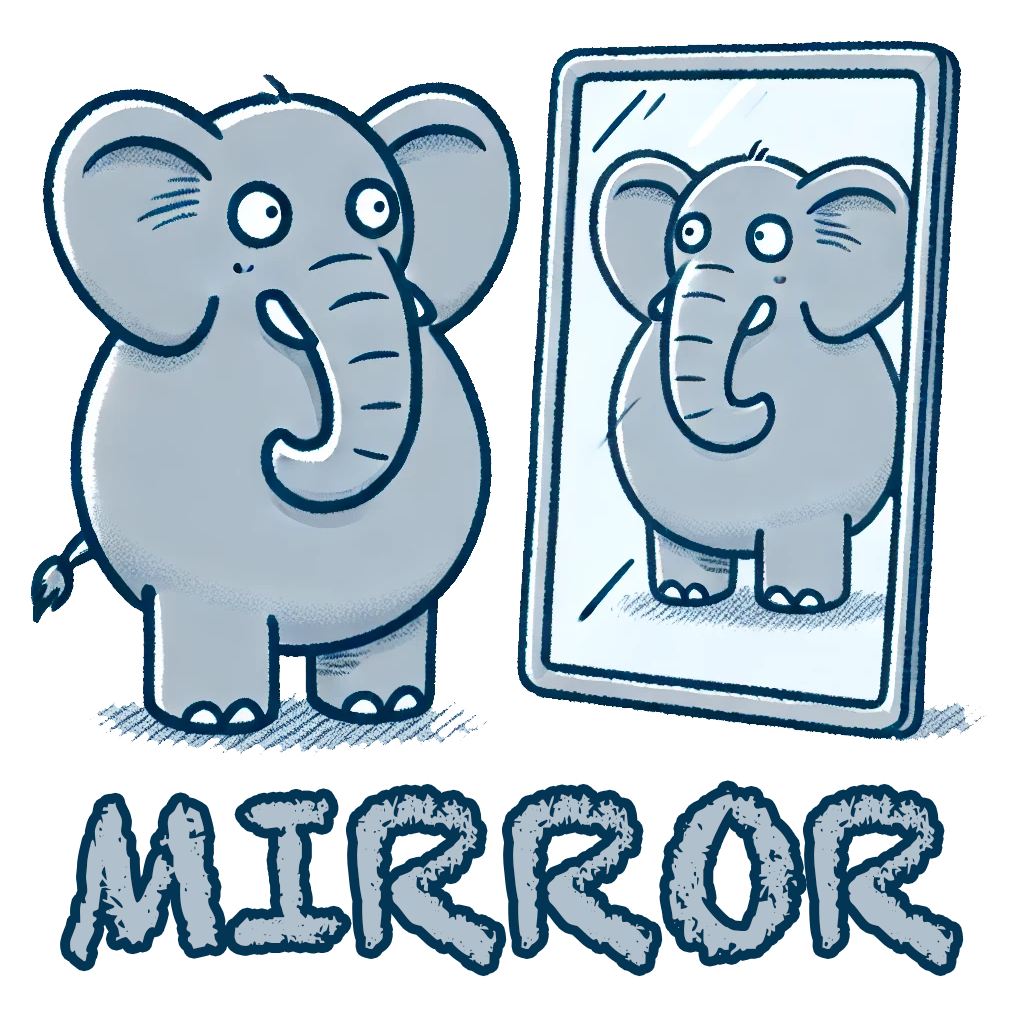
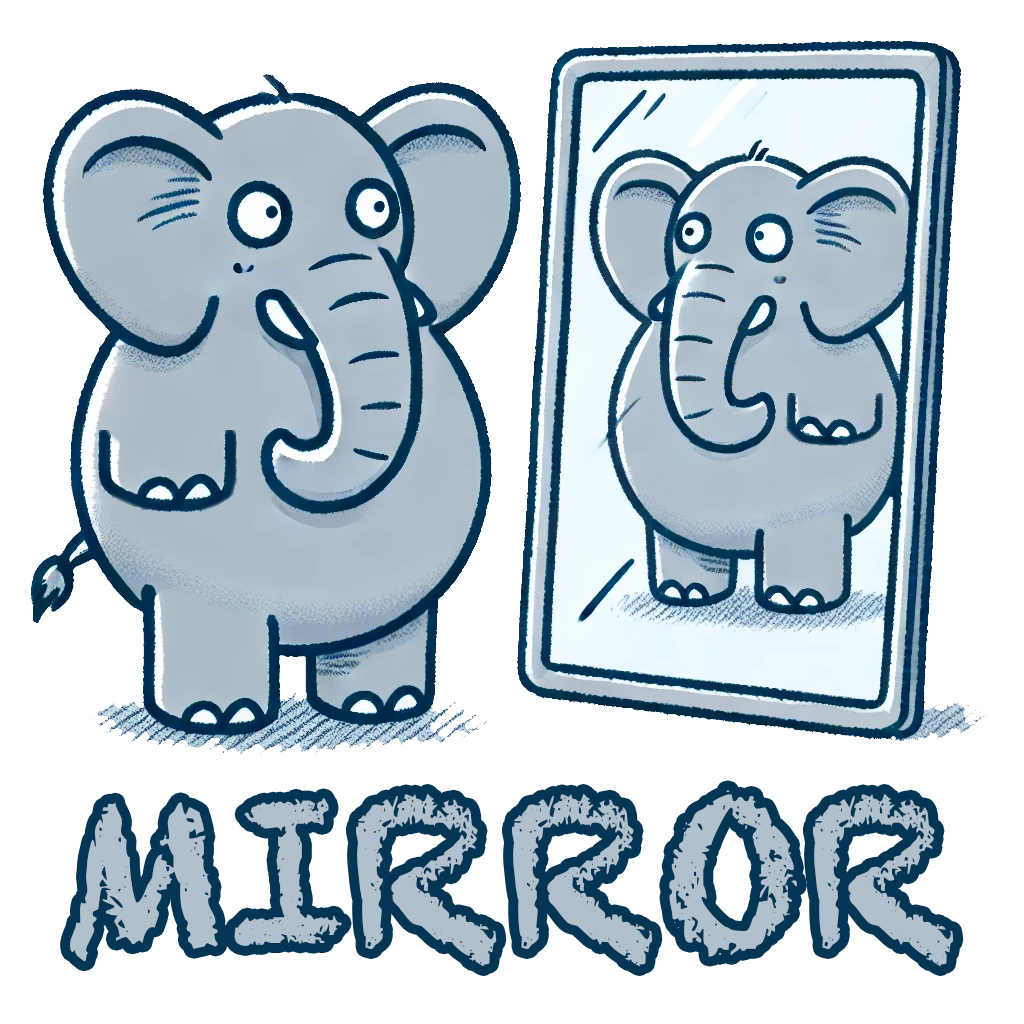
Layered file, before and after one edit (1024px x 1024px). Changes by layer:
added layer "Layer 2" above "Layer 3" over [94, 430, 239, 512]
added layer "Layer 3" above "Background copy" over [784, 393, 885, 447]
